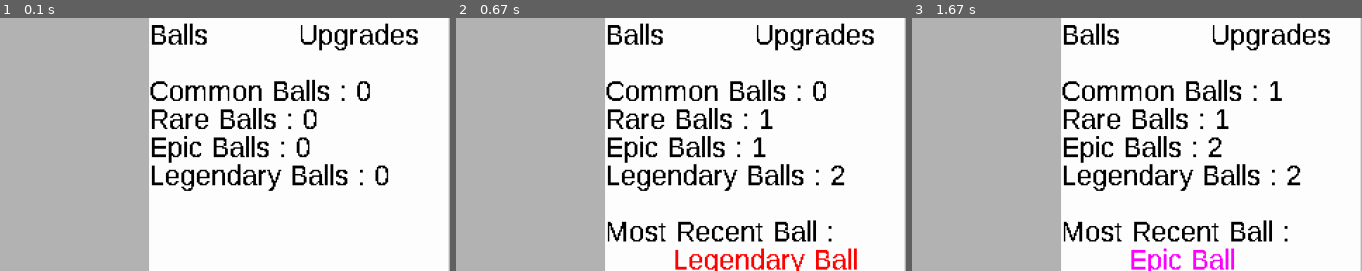
Above: before the commit, frames 1-3 (left to right).
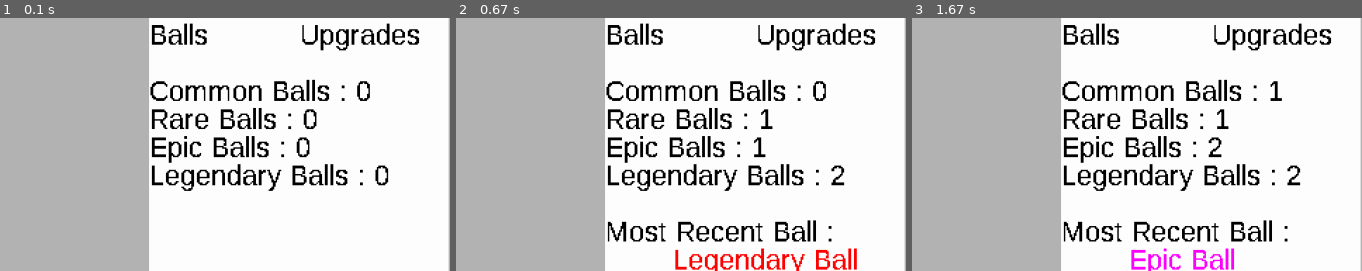
Above: after the commit, the same moments.

Repository: LZX1000/College-I
Game: pygame game, started from Incremental_Incremental.py
The game is run twice, just before and just after one commit, with the same random seed, the same clock (stepped at 60 frames per second) and the same inputs.
Inputs (mouse positions are % of the whole screen's width and height, from its top left):
- Up to frame 1 (0.1 s): no input
- Up to frame 2 (0.67 s): hold Enter from 0.33 s (still down)
- Up to frame 3 (1.67 s): release Enter at 0.8 s; tap Enter at 0.83 s; click (19, 74) at 1.22 s
The pictures show only the part of the screen within x 50-100%, y 0-50%; the shares and areas given below are measured in that part.

The runs differ from the first frame. In frame 1, 1.0% of the frame differs, in the area x 66-94%, y 1-14%; in frame 2, 1.0%; in frame 3, 1.0%.

Commit message:
Fix button placement, add debug toggle

Diff:
--- a/Incremental_Incremental.py
+++ b/Incremental_Incremental.py
@@ -33,18 +33,34 @@
             return 0
 
     class BallsMenuButton(pygame.sprite.Sprite):
-        def __init__(self, menu_surface):
+        def __init__(self, menu_surface, menu_offset, x_offset=0, y_offset=0):
             super().__init__()
 
             self.text_surface = font.render("Balls", False, (0, 0, 0))
-            self.rect = pygame.Rect(0, 0, menu_surface.get_width() / 2, 20)
+            self.rect = pygame.Rect(
+                menu_offset[0] + x_offset,
+                menu_offset[1] + y_offset,
+                menu_surface.get_width() / 2,
+                30
+            )
+
+        def debug(self, surface):
+            pygame.draw.rect(surface, (255, 0, 0), self.rect, 1)
 
     class UpgradesMenuButton(pygame.sprite.Sprite):
-        def __init__(self, menu_surface):
+        def __init__(self, menu_surface, menu_offset, x_offset=0, y_offset=0):
             super().__init__()
 
             self.text_surface = font.render("Upgrades", False, (0, 0, 0))
-            self.rect = pygame.Rect(menu_surface.get_width() / 2, 0, menu_surface.get_width() / 2, 20)
+            self.rect = pygame.Rect(
+                menu_offset[0] + x_offset + menu_surface.get_width() / 2,
+                menu_offset[1] + y_offset,
+                menu_surface.get_width() / 2,
+                30
+            )
+
+        def debug(self, surface):
+            pygame.draw.rect(surface, (0, 255, 0), self.rect, 1)
 
     # Initialize
     pygame.init()
@@ -67,10 +83,11 @@
 
     running = True
     new = True # Change when adding saving
+    debug_mode = False
     menu_type = "Balls"
-    balls_menu_button = BallsMenuButton(menu_surface)
-    upgrades_menu_button = UpgradesMenuButton(menu_surface)
-    enter_press_override = False
+    menu_offset = ((internal_width / 3) * 2, 0)
+    balls_menu_button = BallsMenuButton(menu_surface, menu_offset, 0, 0)
+    upgrades_menu_button = UpgradesMenuButton(menu_surface, menu_offset, 0, 0)
     max_fps = 60
     dt = 0
 
@@ -88,6 +105,13 @@
             common_ball_count = 0
             new = False
 
+        scaled_mouse_pos = pygame.mouse.get_pos()
+        mouse_pos = (
+            scaled_mouse_pos[0] * internal_width / screen_size[0],
+            scaled_mouse_pos[1] * internal_height / screen_size[1]
+            )
+        keys = pygame.key.get_pressed()
+
         # Event Handling
         for event in pygame.event.get():
             if event.type == pygame.QUIT:
@@ -95,10 +119,10 @@
             # Handle mouse clicks
             if event.type == pygame.MOUSEBUTTONDOWN:
                 if event.button == 1:
-                    if balls_menu_button.rect.collidepoint(pygame.mouse.get_pos()):
-                        pass
-                    elif upgrades_menu_button.rect.collidepoint(pygame.mouse.get_pos()):
-                        pass
+                    if balls_menu_button.rect.collidepoint(mouse_pos):
+                        menu_type = "Balls"
+                    elif upgrades_menu_button.rect.collidepoint(mouse_pos):
+                        menu_type = "Upgrades"
                     else:
                         player_money += player_money_per_click
                 elif event.button == 3:
@@ -107,7 +131,6 @@
                     elif menu_type == "Balls":
                         menu_type = "Upgrades"
         # Handle keypresses
-        keys = pygame.key.get_pressed()
         if keys[pygame.K_ESCAPE]:
             running = False
 
@@ -136,6 +159,16 @@
 
         if keys[pygame.K_LCTRL] and keys[pygame.K_q]:
             player_money += 100000
+
+        if keys[pygame.K_LCTRL] and keys[pygame.K_SPACE]:
+            if not space_pressed:
+                space_pressed = True
+                if debug_mode:
+                    debug_mode = False
+                else:
+                    debug_mode = True
+        else:
+            space_pressed = False
 
         if len(unresolved_balls) > 0:
             for _ in unresolved_balls:
@@ -180,13 +213,19 @@
                 menu_surface.blit(most_recent_ball_text_surface2, (0, 160))
         elif menu_type == "Upgrades":
             menu_surface.fill((255, 255, 255)) # Sub-background
-        menu_surface.blit(balls_menu_button.text_surface, balls_menu_button.rect.topleft)
-        menu_surface.blit(upgrades_menu_button.text_surface, upgrades_menu_button.rect.topleft)
         # Blit to internal_surface
         internal_surface.blit(menu_surface, ((internal_width / 3) * 2, 0))
+        # # Text
+        internal_surface.blit(balls_menu_button.text_surface, balls_menu_button.rect.topleft)
+        internal_surface.blit(upgrades_menu_button.text_surface, upgrades_menu_button.rect.topleft)
         internal_surface.blit(money_text_surface, (0, 0))
         internal_surface.blit(ball_cost_text_surface, (0, 20))
         internal_surface.blit(owned_balls_text_surface, (0, 40))
+        # Debug
+        if debug_mode:
+            pygame.draw.circle(internal_surface, (0, 0, 0), mouse_pos, 2)
+            balls_menu_button.debug(internal_surface)
+            upgrades_menu_button.debug(internal_surface)
 
         # Upscale to 1920x1080
         scaled_surface = pygame.transform.scale(internal_surface, screen_size)
